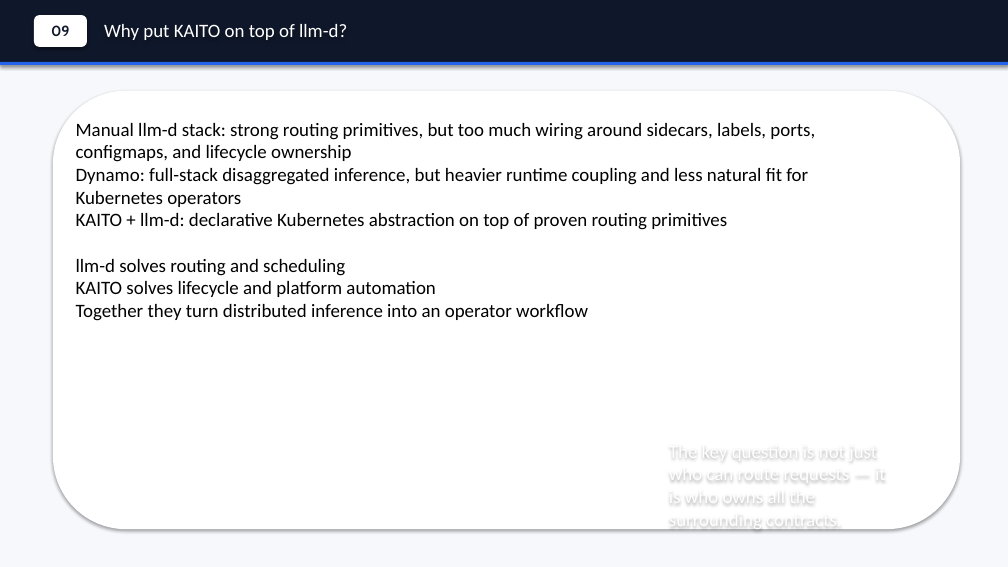
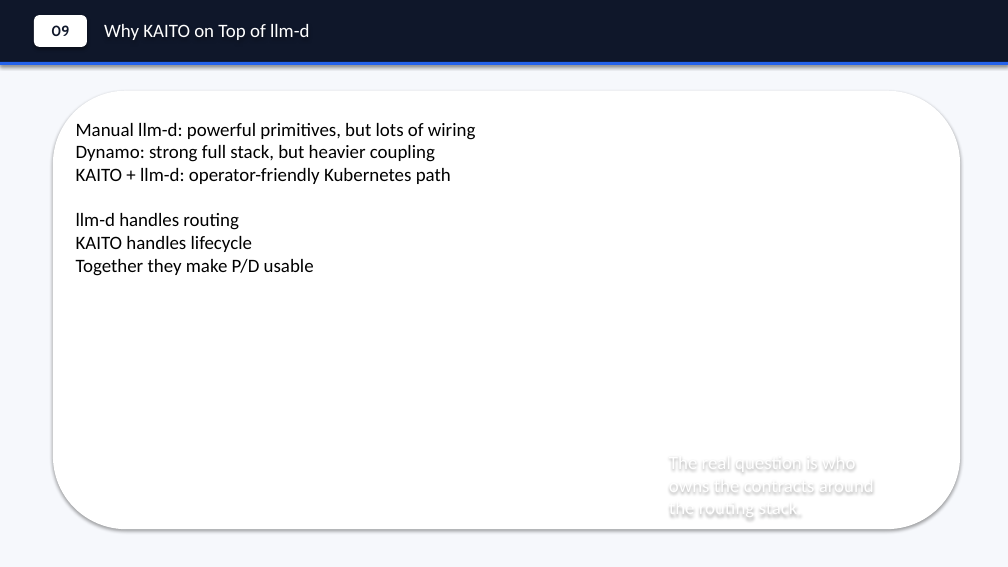
Before and after one commit to andyzhangx/demo, a slide deck: slide 10 of llm/kubecon-na-2026-pd-disaggregation.pptx. Drawn at 1008x567 pixels with LibreOffice and Linux fonts; fonts in the diff are those of the drawing. Boxes give left, top, right and bottom in pixels: in the first picture for what was removed or moved away, otherwise in the second. Text is boxed around its words. In the diff, an @@ line names an element or a change of style, - is before the commit and + after.

```diff
--- a/llm/kubecon-na-2026-pd-disaggregation.pptx
+++ b/llm/kubecon-na-2026-pd-disaggregation.pptx
@@ text at [104,24,309,40]: text changed @@
-Why put KAITO on top of llm-d?
+Why KAITO on Top of llm-d
@@ text at [76,123,476,276]: text changed @@
-Manual llm-d stack: strong routing primitives, but too much wiring around sidecars, labels, ports, configmaps, and lifecycle ownership
-Dynamo: full-stack disaggregated inference, but heavier runtime coupling and less natural fit for Kubernetes operators
-KAITO + llm-d: declarative Kubernetes abstraction on top of proven routing primitives
-llm-d solves routing and scheduling
-KAITO solves lifecycle and platform automation
-Together they turn distributed inference into an operator workflow
+Manual llm-d: powerful primitives, but lots of wiring
+Dynamo: strong full stack, but heavier coupling
+KAITO + llm-d: operator-friendly Kubernetes path
+llm-d handles routing
+KAITO handles lifecycle
+Together they make P/D usable
@@ text at [669,452,874,520]: text changed @@
-The key question is not just who can route requests — it is who owns all the surrounding contracts.
+The real question is who owns the contracts around the routing stack.
```
Also in this commit, not shown: 17 other slides changed.
